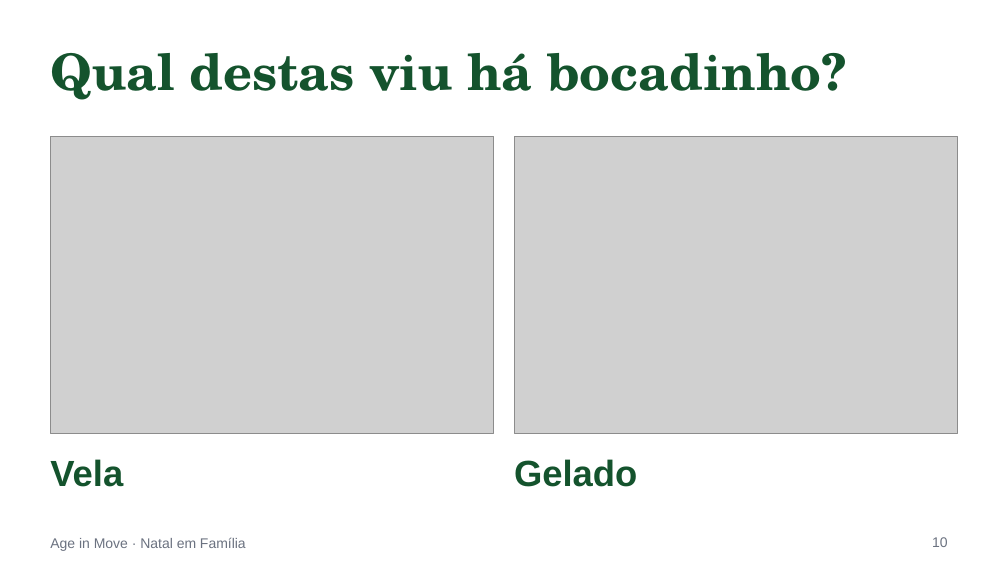
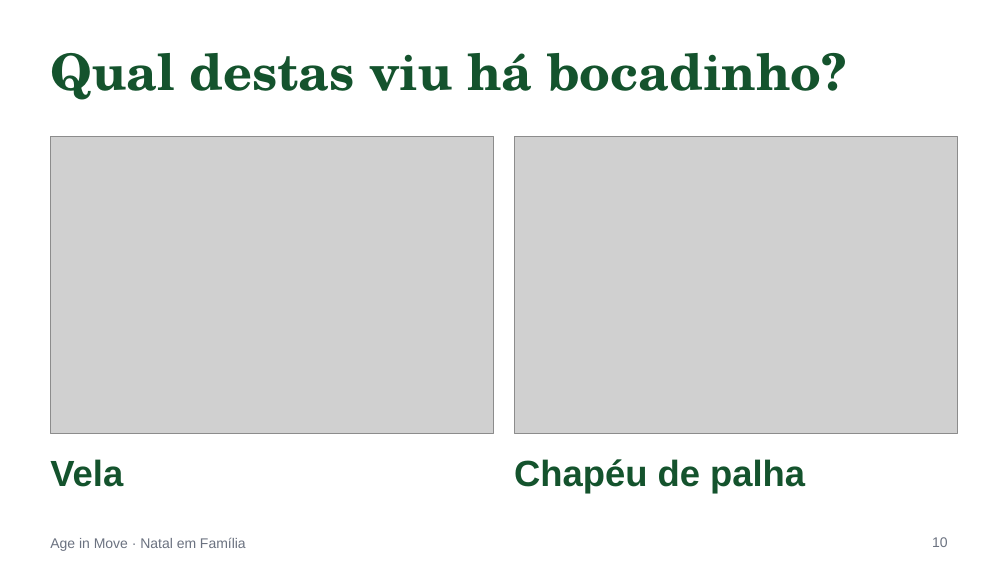
Before and after one commit to ageinmove25-bit/age-in-move-platform, a slide deck: slide 10 of materiais/powerpoints/pptx/v2/natal-em-familia.pptx. Drawn at 1008x567 pixels with LibreOffice and Linux fonts; fonts in the diff are those of the drawing; grey boxes stand for pictures. Boxes give left, top, right and bottom in pixels: in the first picture for what was removed or moved away, otherwise in the second. Text is boxed around its words. In the diff, an @@ line names an element or a change of style, - is before the commit and + after.

```diff
--- a/materiais/powerpoints/pptx/v2/natal-em-familia.pptx
+++ b/materiais/powerpoints/pptx/v2/natal-em-familia.pptx
@@ text at bbox=[514, 459, 805, 493]: text changed @@
-Gelado
+Chapéu de palha
```
Also in this commit, not shown: 11 other slides changed, 1 slide added, 1 slide removed, 24 other files.
